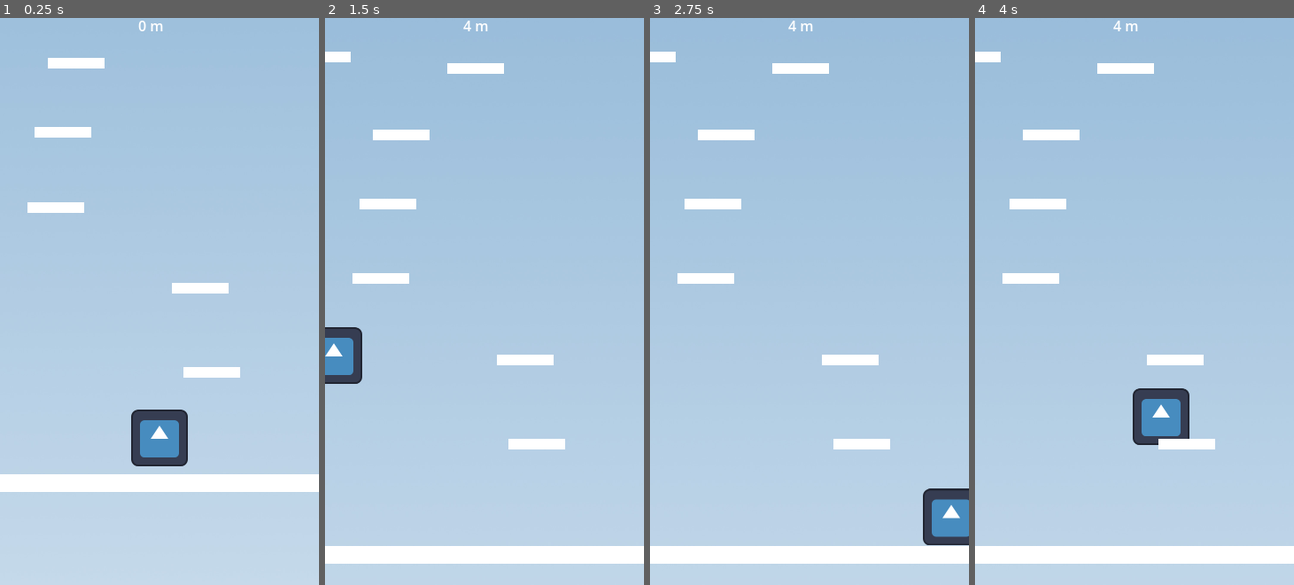
Above: before the commit, frames 1-4 (left to right).
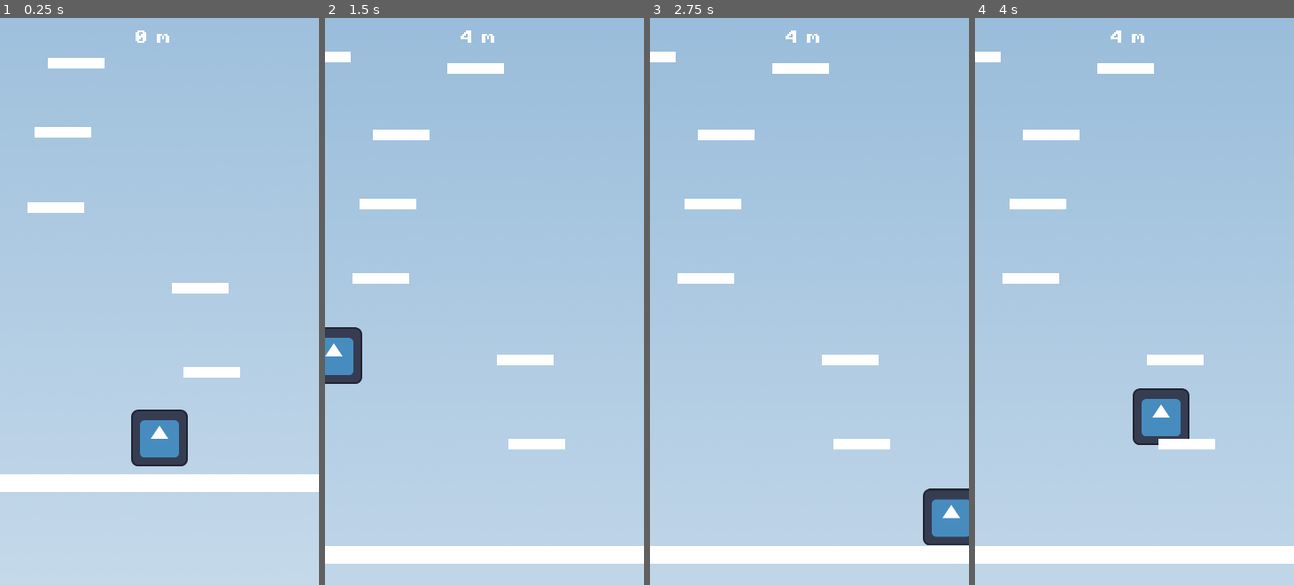
Above: after the commit, the same moments.

Repository: Cylinder7/bounce-back
Game: Godot game, scene res://levels/Overworld/overworldaltitude.tscn
Two runs of this game, one before a commit and one after it. Both use one fixed random seed, a clock stepped at 60 frames per second and the inputs below. The engine's default icon, where the game draws it, is replaced by a stand-in: a white triangle on a blue panel in a dark square.
Inputs:
- Up to frame 1 (0.25 s): no input
- Up to frame 2 (1.5 s): tap Enter (ui_accept) at 0.5, 0.77 s; hold Right (ui_right) from 0.53 s (still down)
- Up to frame 3 (2.75 s): tap Enter (ui_accept) at 1.52 s; release Right (ui_right) at 2.03 s; hold Left (ui_left) from 2.03 s (still down)
- Up to frame 4 (4 s): release Left (ui_left) at 2.78 s; hold Right (ui_right) from 2.78 s (still down); tap Enter (ui_accept) at 3.02, 3.77 s

The runs differ from the first frame. In frame 1, 0.2% of the frame differs, in the area x 42-54%, y 0-5%; in frame 2, 0.1%; in frame 3, 0.1%; in frame 4, 0.1%.

Commit message:
fonts

Diff:
--- a/levels/Overworld/overworldaltitude.tscn
+++ b/levels/Overworld/overworldaltitude.tscn
@@ -8,9 +8,8 @@
 [ext_resource type="Texture2D" uid="uid://b7spvnt5uk8pf" path="res://assets/cloudsBG.jpg" id="6_ix5fy"]
 [ext_resource type="PackedScene" uid="uid://d2n72gidxqpge" path="res://pickup.tscn" id="7_0ytah"]
 [ext_resource type="Script" uid="uid://dnbm2m2k7gthj" path="res://levels/Overworld/game_over.gd" id="7_w0l32"]
+[ext_resource type="FontFile" uid="uid://bygxwo0bllip7" path="res://assets/PixelOperator8-Bold.ttf" id="9_lo5xk"]
 [ext_resource type="Script" uid="uid://8wd0hjrq2kig" path="res://levels/Overworld/hud.gd" id="9_xf2t5"]
-
-[sub_resource type="SystemFont" id="SystemFont_w0l32"]
 
 [node name="overworld" type="Node2D" unique_id=1695892326]
 
@@ -45,26 +44,28 @@
 script = ExtResource("7_w0l32")
 
 [node name="TitleLabel" type="Label" parent="GameOver" unique_id=685763691]
-offset_left = 98.0
-offset_top = 241.0
-offset_right = 270.0
-offset_bottom = 283.0
-theme_override_fonts/font = SubResource("SystemFont_w0l32")
+offset_left = 45.0
+offset_top = 243.0
+offset_right = 304.0
+offset_bottom = 285.0
+theme_override_fonts/font = ExtResource("9_lo5xk")
 theme_override_font_sizes/font_size = 30
 text = "GAME OVER"
 
 [node name="MetersLabel" type="Label" parent="GameOver" unique_id=2097506585]
-offset_left = 100.0
-offset_top = 277.0
-offset_right = 227.0
-offset_bottom = 300.0
+offset_left = 37.0
+offset_top = 274.0
+offset_right = 259.0
+offset_bottom = 297.0
+theme_override_fonts/font = ExtResource("9_lo5xk")
 text = "Meters Climbed:"
 
 [node name="RestartButton" type="Button" parent="GameOver" unique_id=1729845229]
-offset_left = 143.0
-offset_top = 342.0
-offset_right = 218.0
-offset_bottom = 373.0
+offset_left = 120.0
+offset_top = 337.0
+offset_right = 240.0
+offset_bottom = 368.0
+theme_override_fonts/font = ExtResource("9_lo5xk")
 text = "RESTART"
 
 [node name="HUD" type="CanvasLayer" parent="." unique_id=1974108682 node_paths=PackedStringArray("player")]
@@ -72,13 +73,16 @@
 player = NodePath("../Player")
 
 [node name="AltitudeLabel" type="Label" parent="HUD" unique_id=673613604]
-offset_left = 156.0
-offset_top = -3.0
-offset_right = 196.0
-offset_bottom = 20.0
+offset_left = 151.0
+offset_top = 14.0
+offset_right = 217.0
+offset_bottom = 37.0
+theme_override_fonts/font = ExtResource("9_lo5xk")
+text = "XXXm"
 
 [node name="EffectsLabel" type="Label" parent="HUD" unique_id=1676932157]
-offset_left = 153.0
-offset_top = 19.0
-offset_right = 193.0
-offset_bottom = 42.0
+offset_left = 158.0
+offset_top = 36.0
+offset_right = 198.0
+offset_bottom = 59.0
+theme_override_fonts/font = ExtResource("9_lo5xk")
Binary file added: assets/PixelOperator8-Bold.ttf
Not shown, added: assets/PixelOperator8-Bold.ttf.import
